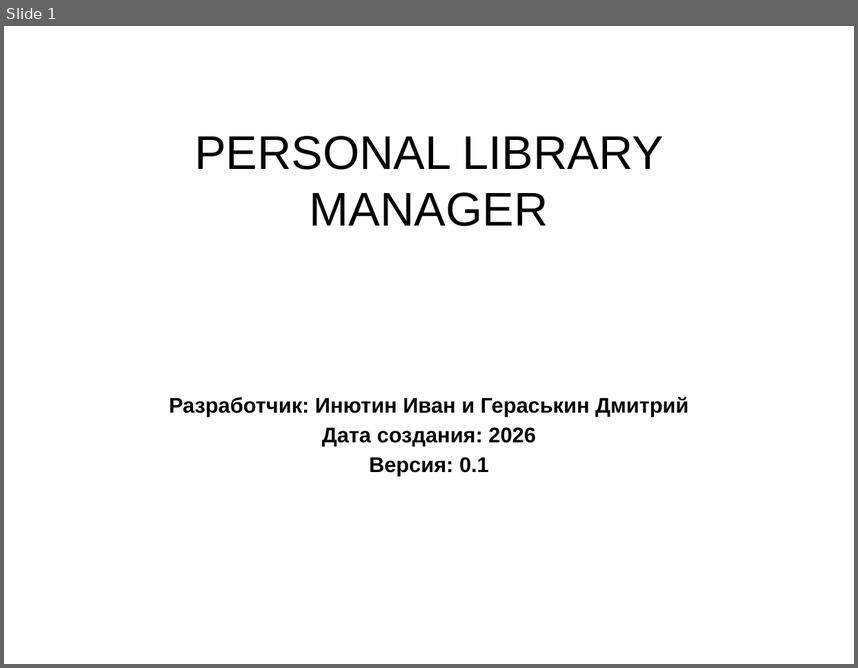
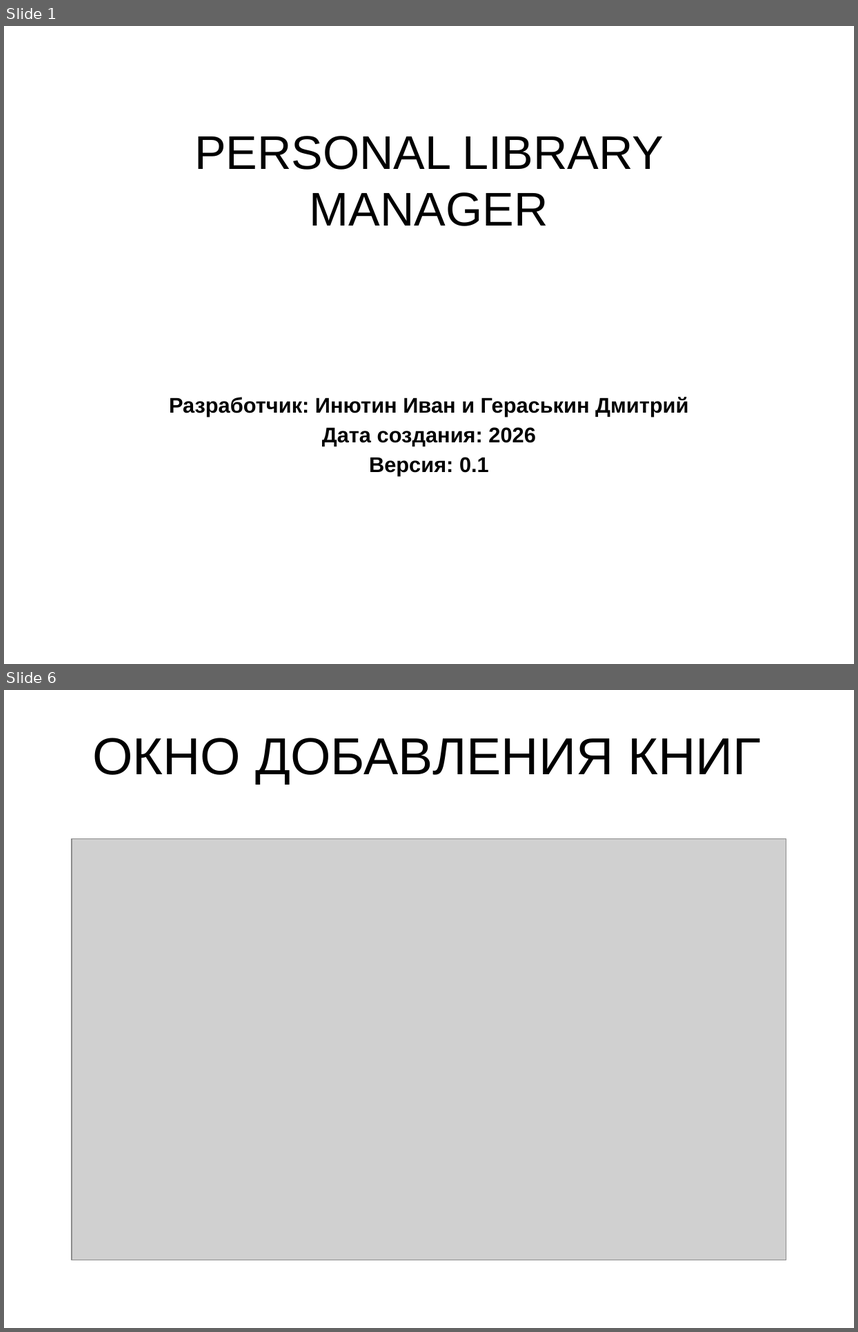
Before and after one commit to VY-Team-V/YL_Project, a slide deck: Personal Library Manager.pptx. Shown one above the other, each under a label of ours: slide 1 before the commit, slides 1 and 6 after it; the slides between them are not shown. The pictures are 858x668 and 858x1332 pixels, drawn with LibreOffice and Linux fonts; fonts in the diff are those of the drawing; grey boxes stand for pictures. Boxes give left, top, right and bottom in pixels: in the first picture for what was removed or moved away, otherwise in the second. Text is boxed around its words. In the diff, an @@ line names an element or a change of style, - is before the commit and + after.

```diff
--- a/Personal Library Manager.pptx
+++ b/Personal Library Manager.pptx
@@ slide 6 added at (4,690,854,1328), background #FFFFFF @@
@@ title added at (92,738,761,785), 44 pt, text #000000 @@
+ОКНО ДОБАВЛЕНИЯ КНИГ
@@ picture added at (72,839,787,1259) @@
```
Also in this commit, not shown: 2 slides changed, 3 other slides added, 3 slides removed, 1 other file.
